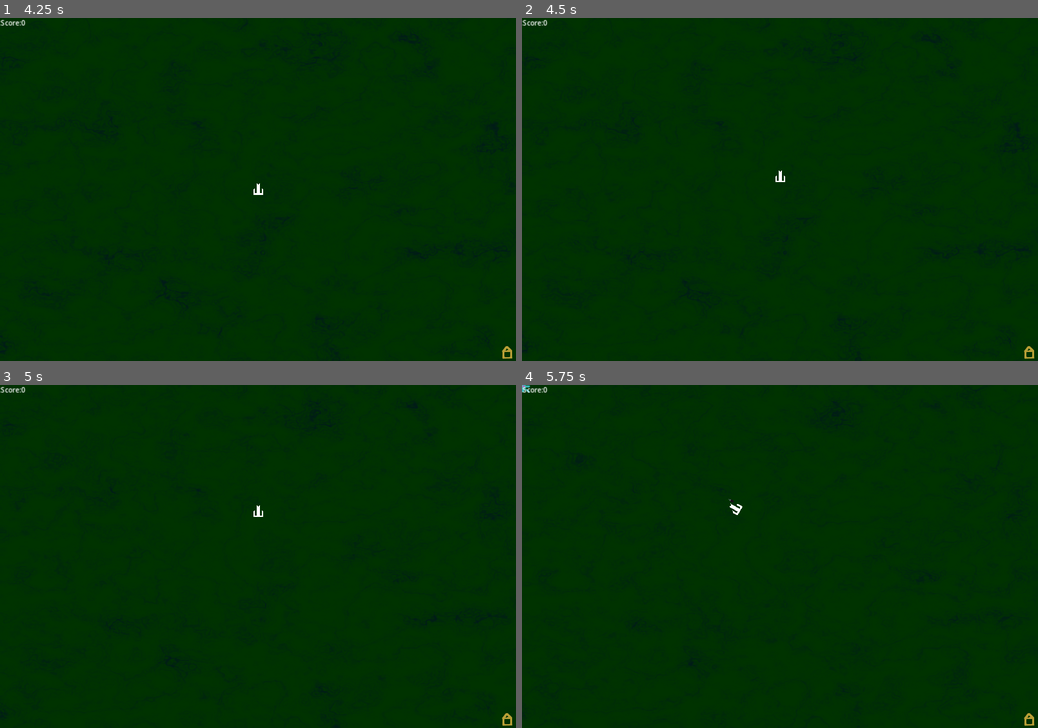
Above: before the commit, frames 1-4 (two rows, left to right).
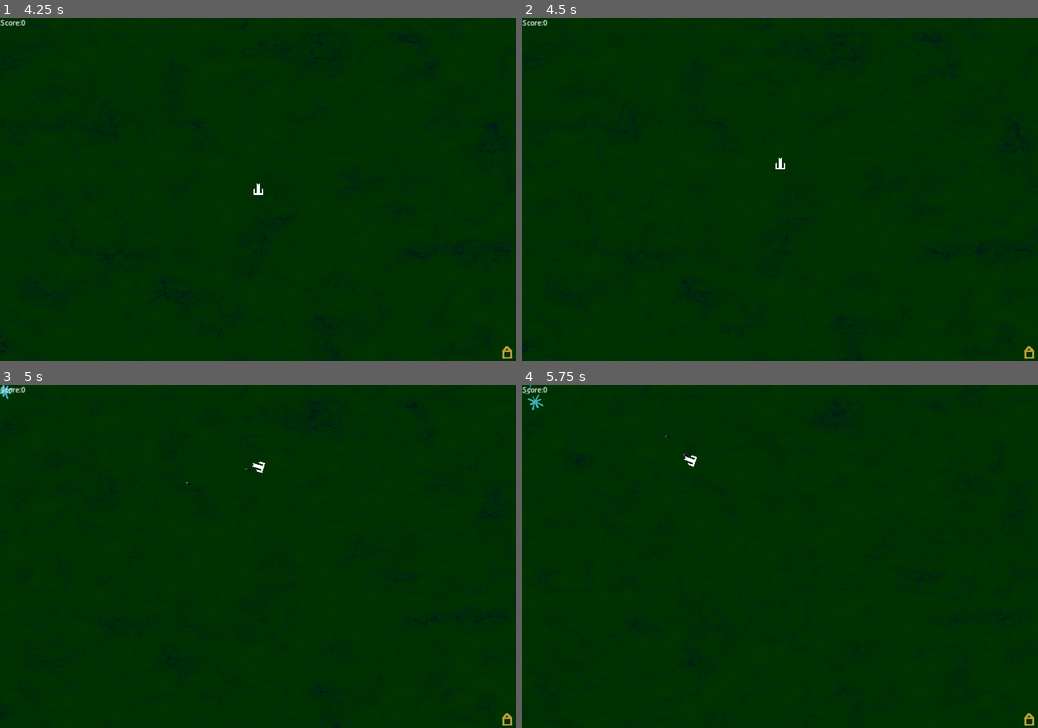
Above: after the commit, the same moments.

Repository: Habidakus/turrim-caelum
Game: Godot game, scene res://Scenes/main.tscn
Same seed, same stepped clock (60 frames per second), same inputs: the game is played once before the commit and once after it. The engine's default icon, where the game draws it, is replaced by a stand-in: a white triangle on a blue panel in a dark square.
Inputs (mouse positions are in pixels of both pictures, inside the frame that each line leads up to):
- Up to frame 1 (4.25 s): tap Enter (pause) at 0.5, 2 s; move the mouse to (371, 172) at 0.52 s; hold D (move_right) 0.53-1.28 s; click (371, 172) at 0.67 s; tap Space at 1.25 s; move the mouse to (154, 206) at 1.27 s; hold S (move_down) 1.28-2.03 s; move the mouse to (309, 114) at 2.02 s; hold D (move_right) 2.03-2.75 s; click "Play Now" at 2.75 s; click "Castle" at 3.5 s
- Up to frame 2 (4.5 s): tap Space at 4.25 s; move the mouse to (754, 258) at 4.27 s; hold W (move_up) from 4.28 s (still down); click (754, 258) at 4.42 s
- Up to frame 3 (5 s): keep holding W (move_up)
- Up to frame 4 (5.75 s): move the mouse to (934, 607) at 5.02 s; release W (move_up) at 5.03 s; hold A (move_left) from 5.03 s (still down)

Frame 1 is identical in both runs. In frame 2, less than 0.1% of the frame differs, in the area x 49-51%, y 40-48%; in frame 3, 0.1%; in frame 4, 0.2%, in the area x 0-43%, y 0-38%.

Commit message:
Added time dilation so that the game plays faster

Diff:
--- a/Scripts/Maps/Map.gd
+++ b/Scripts/Maps/Map.gd
@@ -2,7 +2,7 @@
 
 class_name Map
 
-func start_game(_rng : RandomNumberGenerator) -> Vector2:
+func start_game(_rng : RandomNumberGenerator, _mainLoop) -> Vector2:
 	print_debug("Map ", self, " did not implement start_game()")
 	return owner.screen_size / 2.0
 
--- a/Scripts/Maps/Map_BasicCastle.gd
+++ b/Scripts/Maps/Map_BasicCastle.gd
@@ -9,7 +9,7 @@
 func get_map_name() -> String:
 	return "Castle"
 
-func start_game(rng : RandomNumberGenerator) -> Vector2:
+func start_game(rng : RandomNumberGenerator, _mainLoop) -> Vector2:
 
 	# Create the castle
 	castle = castle_scene.instantiate()
--- a/Scripts/Maps/Map_BasicNoCastle.gd
+++ b/Scripts/Maps/Map_BasicNoCastle.gd
@@ -6,9 +6,10 @@
 func get_map_name() -> String:
 	return "Open Space"
 
-func start_game(rng : RandomNumberGenerator) -> Vector2:
+func start_game(rng : RandomNumberGenerator, mainLoop) -> Vector2:
 	pathArray = []
 	pathArray.append(generate_path(get_screen_edge(rng), get_screen_edge(rng), 0, rng))
+	mainLoop.timeDilation = mainLoop.timeDilation * 3.0 / 2.0
 	return owner.screen_size / 2.0
 
 func game_over():
--- a/Scripts/Maps/Map_BasicTwoCastles.gd
+++ b/Scripts/Maps/Map_BasicTwoCastles.gd
@@ -11,7 +11,7 @@
 func get_map_name() -> String:
 	return "Two Castles"
 
-func start_game(rng : RandomNumberGenerator) -> Vector2:
+func start_game(rng : RandomNumberGenerator, _mainLoop) -> Vector2:
 
 	# Create the castle2
 	castle0 = castle_scene.instantiate()
--- a/Scripts/Maps/Map_RocksWithCastle.gd
+++ b/Scripts/Maps/Map_RocksWithCastle.gd
@@ -11,12 +11,14 @@
 func get_map_name() -> String:
 	return "Rocks with Castle"
 
-func start_game(rng : RandomNumberGenerator) -> Vector2:
+func start_game(rng : RandomNumberGenerator, mainLoop) -> Vector2:
 
 	# Create the castle
 	castle = castle_scene.instantiate()
 	add_child(castle)
 	castle.position = owner.screen_size - Vector2(20,20)
+
+	mainLoop.timeDilation = mainLoop.timeDilation * 2.0 / 3.0
 
 	pathArray = []
 	pathArray.append(generate_path(Vector2(0,0), castle.position, 0, rng))
--- a/Scripts/Maps/Map_WallsWithCastle.gd
+++ b/Scripts/Maps/Map_WallsWithCastle.gd
@@ -41,13 +41,15 @@
 	owner.add_child(rock)
 	rock.add_to_group("rock")
 
-func start_game(rng : RandomNumberGenerator) -> Vector2:
+func start_game(rng : RandomNumberGenerator, mainLoop) -> Vector2:
 
 	# Create the castle
 	castle = castle_scene.instantiate()
 	add_child(castle)
 	castle.position = owner.screen_size - Vector2(20,20)
 	var centerOfScreen : Vector2 = owner.screen_size / 2
+
+	mainLoop.timeDilation = mainLoop.timeDilation * 2.0 / 3.0
 
 	edgeXLow = Vector2(10, centerOfScreen.y)
 	edgeXHigh = Vector2(owner.screen_size.x - 10, centerOfScreen.y)
--- a/Scripts/bullet.gd
+++ b/Scripts/bullet.gd
@@ -26,11 +26,12 @@
 
 # Called every frame. 'delta' is the elapsed time since the previous frame.
 func _process(delta):
-	position += target_vec * delta * speed
-	lifespan -= delta
+	var timeDilation : float = get_parent().timeDilation
+	position += target_vec * delta * speed * timeDilation
+	lifespan -= delta * timeDilation
 	if lifespan <= 0:
 		var tween = get_tree().create_tween()
-		tween.tween_property(self, "modulate", Color.RED, 0.2)
+		tween.tween_property(self, "modulate", Color.RED, 0.2 / timeDilation)
 		tween.tween_callback(self.queue_free)
 
 func _notification(what):
--- a/Scripts/main.gd
+++ b/Scripts/main.gd
@@ -47,6 +47,7 @@
 var shotsTaken : int = 0
 var shotAccuracy : int = 0
 var gameTime : float = 0
+var timeDilation : float = 2.0
 
 var freeXp: int = 1
 var freeXpCounter : int = 0
@@ -116,7 +117,7 @@
 			print_debug("BAD LATE GAME CARD (#", card ,")")
 
 func _process(delta):
-	gameTime += delta
+	gameTime += delta * timeDilation
 
 func set_pause_state(isPaused : bool):
 	if isPaused:
@@ -149,14 +150,15 @@
 	freeXpCounter = 0
 	shotsTaken = 0
 	shotAccuracy = 0
+	timeDilation = 2.0
 
 	# Create the player
 	player = player_scene.instantiate()
 	add_child(player)
 	screen_size = player.get_viewport_rect().size
-	player.position = map.start_game(rng)
-
-	$MobTimer.wait_time = secondsPerMonster
+	player.position = map.start_game(rng, self)
+
+	$MobTimer.wait_time = secondsPerMonster / timeDilation
 	$MobTimer.start()
 	$HUD.set_score(0)
 
@@ -233,7 +235,7 @@
 		lastTwentyCreatures.append(lastCreatureSummed)
 		ltcWriteIndex = 0
 
-	$MobTimer.wait_time = lerp(secondsPerMonster, secondsPerMonster / 5.0, (monster_spawnrate_increase - 50) / 850.0)
+	$MobTimer.wait_time = lerp(secondsPerMonster, secondsPerMonster / 5.0, (monster_spawnrate_increase - 50) / 850.0) / timeDilation
 	monster_spawnrate_increase += 1
 
 func spawn_mob(id, dist, path, target : Node2D, bonusScore : int) -> Mob:
--- a/Scripts/mob.gd
+++ b/Scripts/mob.gd
@@ -54,7 +54,7 @@
 	while (id != 0) && (id % 17) == 0:
 		id = int(id / 17)
 		size *= 0.666
-		travelSpeed *= 1.1
+		travelSpeed *= 1.08
 		score += 1
 		hp -= 5
 		armor += 5
@@ -83,7 +83,7 @@
 	# FIVE - speedy
 	while (id != 0) && (id % 5) == 0:
 		id = int(id / 5)
-		travelSpeed *= 1.8
+		travelSpeed *= 1.666
 		rotateSpeed *= 1.5
 	# THREE - children
 	while (id != 0) && (id % 3) == 0:
@@ -227,7 +227,9 @@
 	childOffset_regressDist = -1
 
 # Called every frame. 'delta' is the elapsed time since the previous frame.
-func _process(delta):
+func _process(preDilationDelta):
+	var delta : float = preDilationDelta * get_parent().timeDilation
+
 	if childOffset_regressTime > 0 && childOffset_regressTime < delta:
 		# The impact has finally warn off, set the child to their regress point
 		if childOffset_regressDist >= 0.0:
--- a/Scripts/player.gd
+++ b/Scripts/player.gd
@@ -49,7 +49,9 @@
 
 # Called every frame. 'delta' is the elapsed time since the previous frame.
 func _process(delta):
-	next_shot -= delta;
+	var timeDilation : float = get_parent().timeDilation
+	next_shot -= delta * timeDilation
+
 	var velocity = Vector2.ZERO # The player's movement vector.
 	if Input.is_action_pressed("move_right"):
 		velocity.x += 1
@@ -63,7 +65,7 @@
 	if velocity.length() > 0:
 		velocity = velocity.normalized() * speed
 
-	position += velocity * delta
+	position += velocity * delta * timeDilation
 	position = position.clamp(Vector2(20,20), screen_size - Vector2(20,20))
 
 	var maxDist = -1
